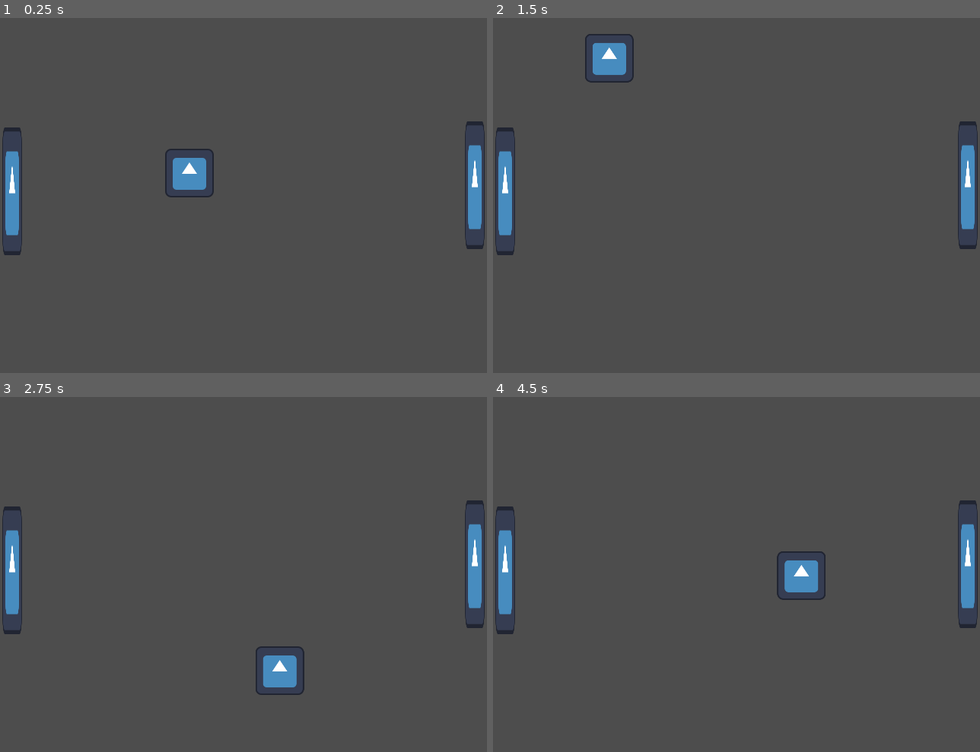
Above: before the commit, frames 1-4 (two rows, left to right).
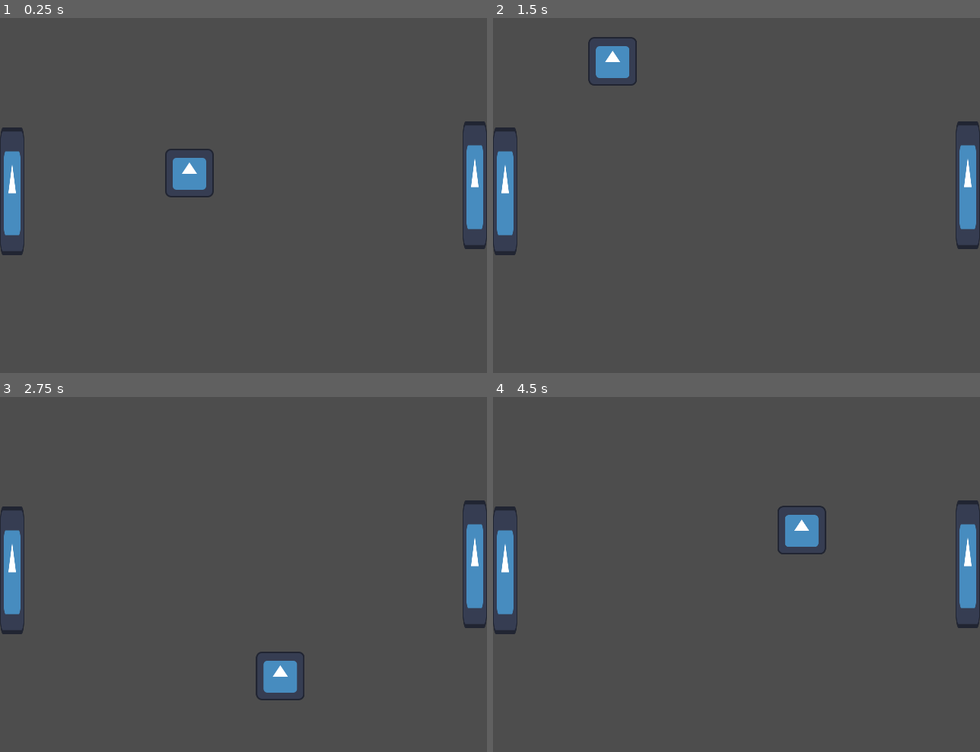
Above: after the commit, the same moments.

Repository: Nstamour-art/Pong
Game: Godot game, scene res://scenes/main.tscn
The game is run twice, just before and just after one commit, with the same random seed, the same clock (stepped at 60 frames per second) and the same inputs. The engine's default icon, where the game draws it, is replaced by a stand-in: a white triangle on a blue panel in a dark square.
Inputs:
- Up to frame 1 (0.25 s): no input
- Up to frame 2 (1.5 s): no input
- Up to frame 3 (2.75 s): no input
- Up to frame 4 (4.5 s): no input

The runs differ from the first frame. In frame 1, 0.8% of the frame differs, in the area x 0-100%, y 29-67%; in frame 2, 1.4%; in frame 3, 1.3%; in frame 4, 2.4%.

Commit message:
Update project settings and player scene properties

Diff:
--- a/project.godot
+++ b/project.godot
@@ -19,6 +19,8 @@
 
 window/size/viewport_width=640
 window/size/viewport_height=480
+window/stretch/mode="canvas_items"
+window/stretch/scale_mode="integer"
 
 [global_group]
 
@@ -79,8 +81,8 @@
 "path": "res://scripts/player.gd",
 "type": "file"
 }, {
-"column": 96,
-"line": 43,
+"column": 0,
+"line": 37,
 "path": "res://scripts/ball.gd",
 "type": "file"
 }, {
--- a/scenes/player.tscn
+++ b/scenes/player.tscn
@@ -3,9 +3,9 @@
 [ext_resource type="Texture2D" uid="uid://dvdwimpgdetl5" path="res://icon.svg" id="1_3vyb7"]
 [ext_resource type="Script" uid="uid://ch1pvbny5xrxf" path="res://scripts/player.gd" id="1_g2els"]
 
-[sub_resource type="CapsuleShape2D" id="CapsuleShape2D_qhqgy"]
-radius = 4.0
-height = 58.0
+[sub_resource type="CapsuleShape2D" id="CapsuleShape2D_g2els"]
+radius = 5.13333
+height = 58.6667
 
 [node name="Player" type="CharacterBody2D" groups=["paddles"]]
 scale = Vector2(3, 3)
@@ -15,8 +15,10 @@
 script = ExtResource("1_g2els")
 
 [node name="Icon" type="Sprite2D" parent="."]
-scale = Vector2(0.0664062, 0.4375)
+position = Vector2(-3.57628e-07, 0)
+scale = Vector2(0.0833333, 0.4375)
 texture = ExtResource("1_3vyb7")
 
 [node name="CollisionShape2D" type="CollisionShape2D" parent="."]
-shape = SubResource("CapsuleShape2D_qhqgy")
+position = Vector2(0, -6.35783e-07)
+shape = SubResource("CapsuleShape2D_g2els")
--- a/scripts/ball.gd
+++ b/scripts/ball.gd
@@ -1,8 +1,8 @@
 extends CharacterBody2D
 
 
-@export var SPEED = 300.0
-@export var SPEED_FACTOR = 50.0
+@export var SPEED := 300.0
+@export var SPEED_FACTOR := 50.0
 @export var marker: Marker2D
 var speed_modifier = SPEED
 
